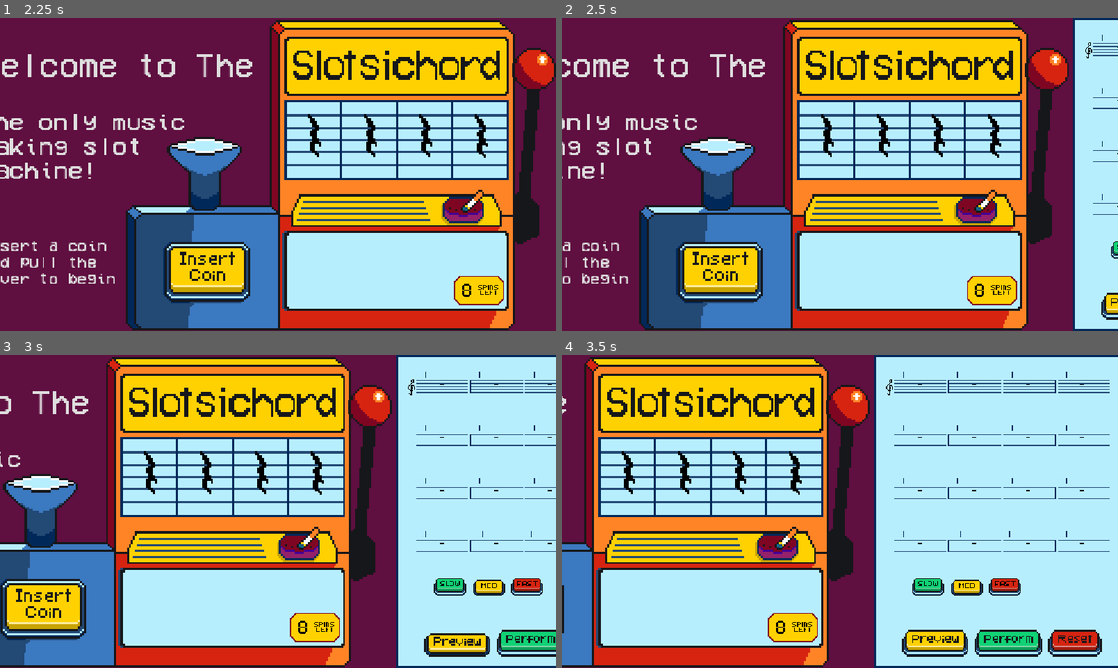
Above: before the commit, frames 1-4 (two rows, left to right).
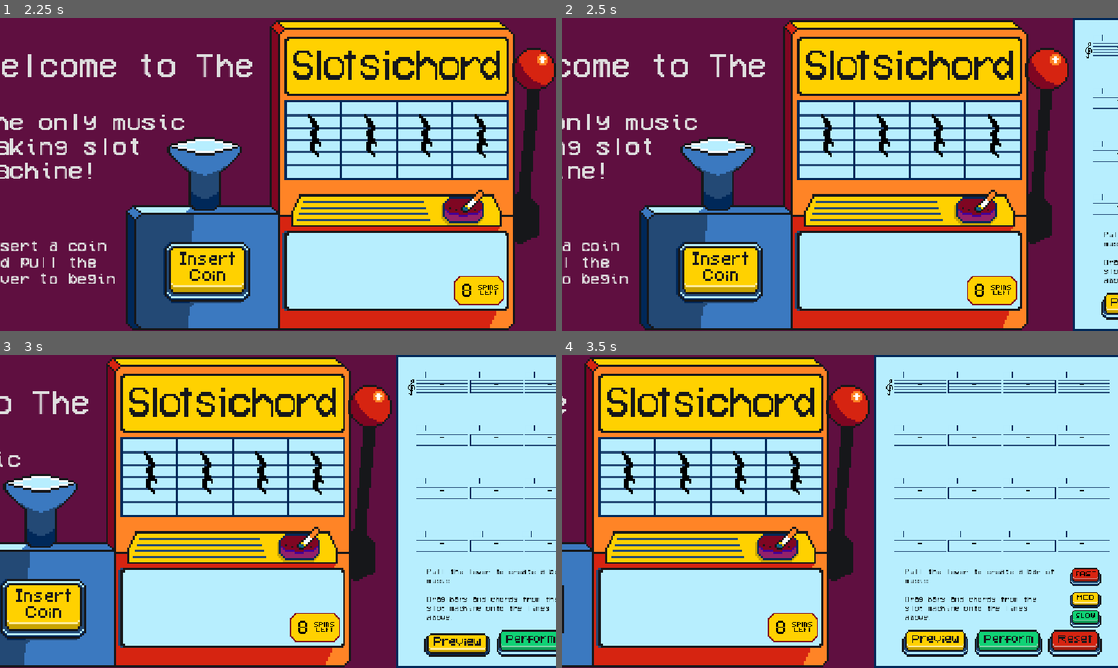
Above: after the commit, the same moments.

Repository: twhassall/slotsichord
Game: Godot game, scene res://scenes/actualScreens/MainScreen.tscn
Two runs of this game, one before a commit and one after it. Both use one fixed random seed, a clock stepped at 60 frames per second and the inputs below.
Inputs (mouse positions are in pixels of both pictures, inside the frame that each line leads up to):
- Up to frame 1 (2.25 s): click (244, 271) at 0.5 s
- Up to frame 2 (2.5 s): no input
- Up to frame 3 (3 s): click (517, 642) at 2.75 s
- Up to frame 4 (3.5 s): no input

Frame 1 is identical in both runs. In frame 2, 0.1% of the frame differs, in the area x 97-100%, y 68-85%; in frame 3, 1.3%; in frame 4, 2.1%, in the area x 61-97%, y 68-88%.

Commit message:
Added instructional text

Diff:
--- a/scenes/subScenes/ArrangementArea.tscn
+++ b/scenes/subScenes/ArrangementArea.tscn
@@ -1,6 +1,7 @@
 [gd_scene format=3 uid="uid://g7nmx3jsyfp4"]
 
 [ext_resource type="Script" uid="uid://b3n7u1kht32pk" path="res://scripts/arrangement_area.gd" id="1_t53rw"]
+[ext_resource type="FontFile" uid="uid://busiwpfvy1aeh" path="res://assets/VCR_OSD_MONO_1.001.ttf" id="2_btd2q"]
 [ext_resource type="Texture2D" uid="uid://cs57381my41cr" path="res://assets/sprites/sheet music ONE LINE.png" id="2_etmuu"]
 [ext_resource type="Texture2D" uid="uid://b31v6x8fljhs0" path="res://assets/sprites/trebleclef.png" id="3_6oaw7"]
 [ext_resource type="PackedScene" uid="uid://but188dhkcmpn" path="res://scenes/subScenes/BarSlot.tscn" id="3_o8ntw"]
@@ -132,6 +133,23 @@
 grow_vertical = 2
 script = ExtResource("1_t53rw")
 
+[node name="Instructions" type="TextEdit" parent="." unique_id=270379518]
+modulate = Color(0, 0, 0, 1)
+self_modulate = Color(1, 1, 1, 0)
+layout_mode = 0
+offset_left = 28.0
+offset_top = 400.0
+offset_right = 378.0
+offset_bottom = 700.0
+theme_override_colors/current_line_color = Color(0.2509804, 0.2509804, 0.25882354, 0)
+theme_override_fonts/font = ExtResource("2_btd2q")
+text = "Pull the lever to create a bar of
+music
+
+Drag bars and chords from the
+slot machine onto the lines
+above."
+
 [node name="Manuscript" type="Sprite2D" parent="." unique_id=1041215718]
 position = Vector2(234, 30)
 texture = ExtResource("2_etmuu")
@@ -363,7 +381,7 @@
 position = Vector2(359, 336)
 
 [node name="LowSpeed" type="Sprite2D" parent="." unique_id=100270160]
-position = Vector2(80, 440)
+position = Vector2(406, 506)
 scale = Vector2(2, 2)
 texture = ExtResource("9_2ol8w")
 vframes = 2
@@ -377,7 +395,7 @@
 offset_bottom = 13.5
 
 [node name="MediumSpeed" type="Sprite2D" parent="." unique_id=1834600036]
-position = Vector2(160, 440)
+position = Vector2(406, 464)
 scale = Vector2(2, 2)
 texture = ExtResource("10_btd2q")
 vframes = 2
@@ -390,7 +408,7 @@
 offset_bottom = 10.0
 
 [node name="HighSpeed" type="Sprite2D" parent="." unique_id=131521875]
-position = Vector2(240, 440)
+position = Vector2(406, 419)
 scale = Vector2(2, 2)
 texture = ExtResource("11_04m8t")
 vframes = 2
